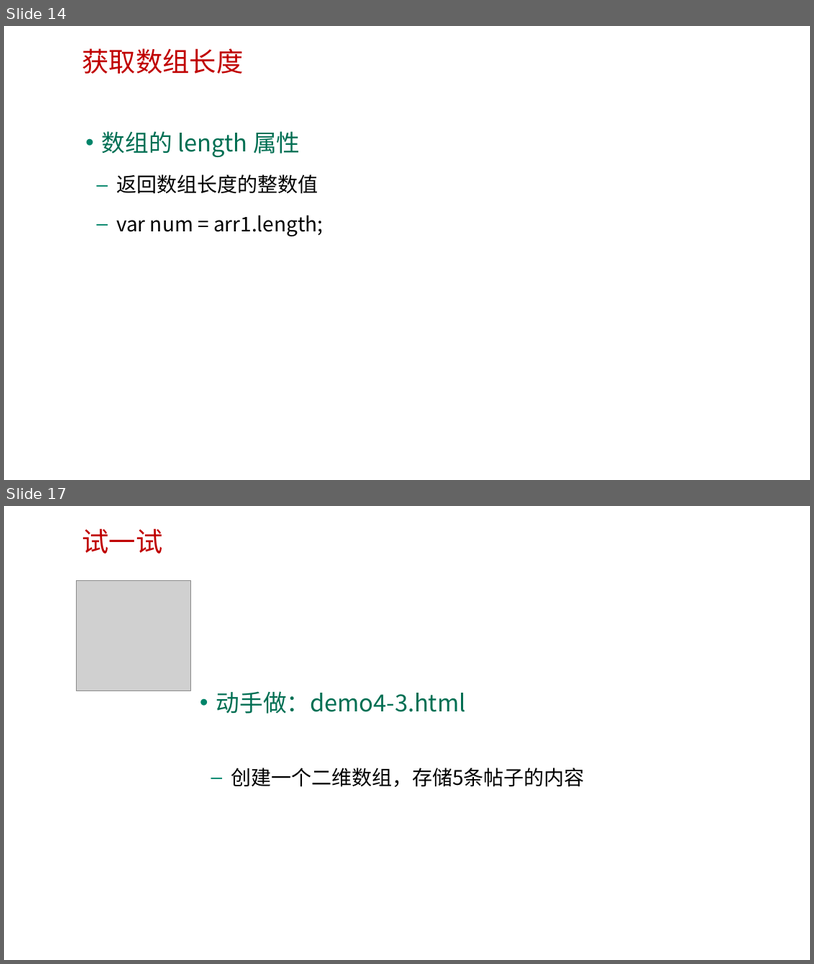
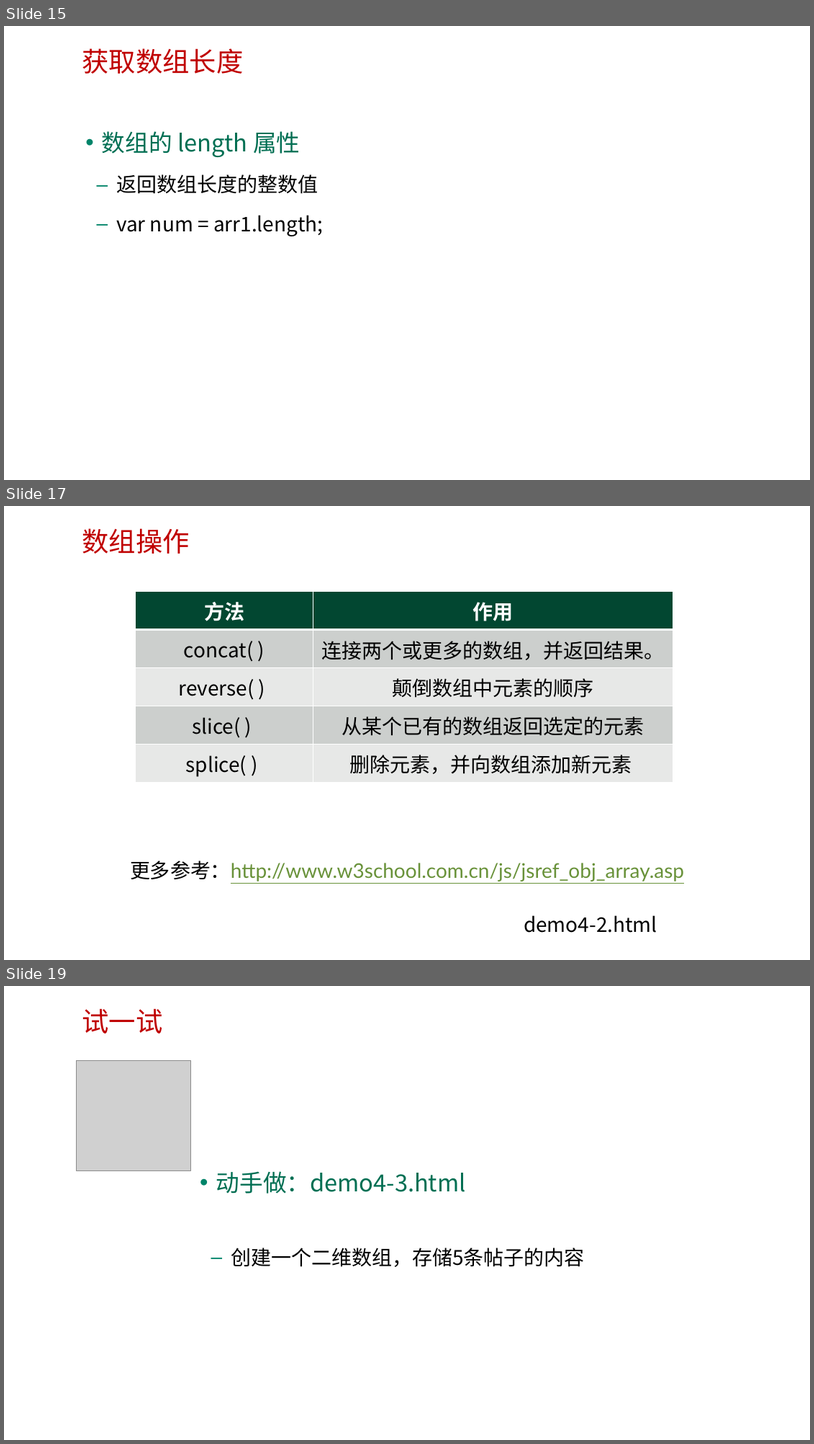
Before and after one commit to edu2act/course-web2, a slide deck: materials/slides/第四章 字符串和数组.pptx. Shown one above the other, each under a label of ours: slides 14 and 17 before the commit, slides 15, 17 and 19 after it; the slides between them are not shown. The pictures are 814x964 and 814x1444 pixels, drawn with LibreOffice and Linux fonts; fonts in the diff are those of the drawing; grey boxes stand for pictures; background and template pictures are left out. Boxes give left, top, right and bottom in pixels: in the first picture for what was removed or moved away, otherwise in the second. Text is boxed around its words. In the diff, an @@ line names an element or a change of style, - is before the commit and + after.

```diff
--- a/materials/slides/第四章 字符串和数组.pptx
+++ b/materials/slides/第四章 字符串和数组.pptx
@@ slide 17 added at [4, 506, 810, 960], background picture (left out) @@
@@ text added at [82, 528, 189, 554], 32 pt, text #C00000 @@
+数组操作
@@ table added at [136, 591, 674, 782], 5 rows, 2 columns @@
+方法 | 作用
+concat( ) | 连接两个或更多的数组，并返回结果。
+reverse( ) | 颠倒数组中元素的顺序
+slice( ) | 从某个已有的数组返回选定的元素
+splice( ) | 删除元素，并向数组添加新元素
@@ text added at [130, 860, 684, 883], 24 pt, text #69923A, underline @@
+更多参考：http://www.w3school.com.cn/js/jsref_obj_array.asp
@@ text added at [524, 915, 658, 932], 24 pt, text #000000 @@
+demo4-2.html
@@ what was slide 14 is now slide 15 @@
@@ what was slide 17 is now slide 19 @@
```
Also in this commit, not shown: 4 slides changed, 1 other slide added, 3 other files.
